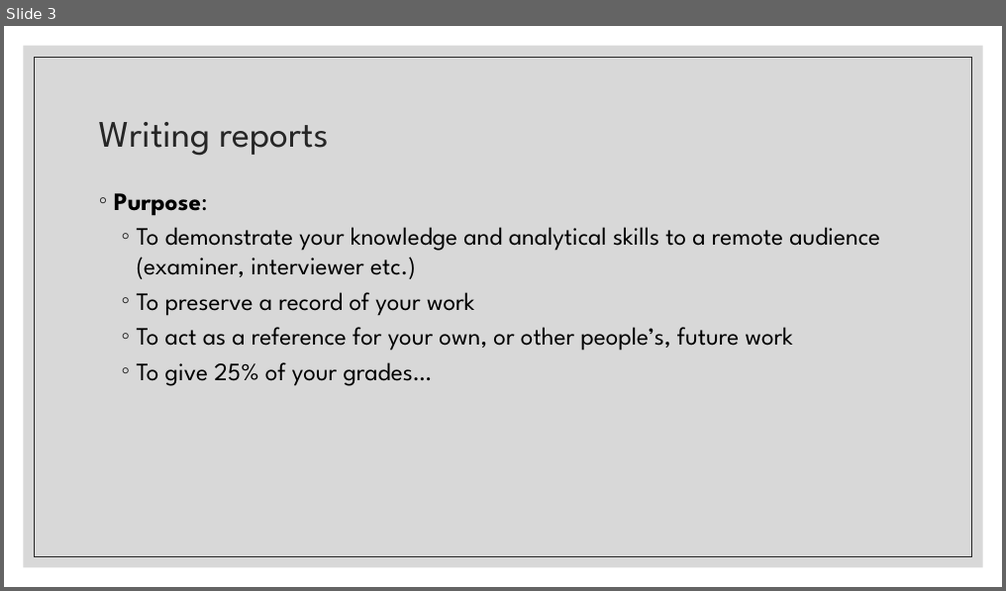
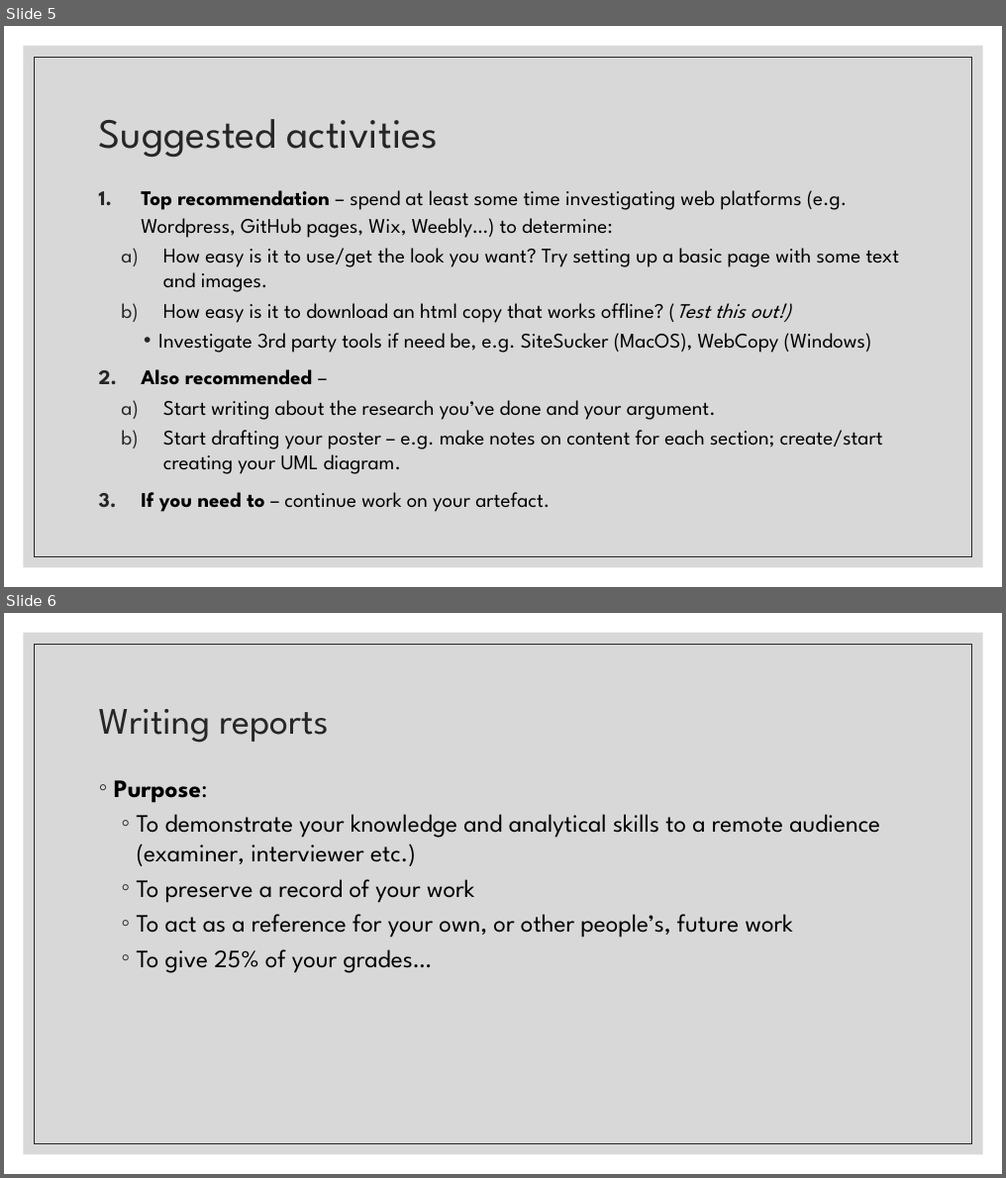
Before and after one commit to Falmouth-Games-Academy/COMP2x0-workshop-slides, a slide deck: COMP2x0-portfolio-workshop-07.pptx. Shown one above the other, each under a label of ours: slide 3 before the commit, slides 5 and 6 after it. The pictures are 1006x591 and 1006x1178 pixels, drawn with LibreOffice and Linux fonts; fonts in the diff are those of the drawing. Boxes give left, top, right and bottom in pixels: in the first picture for what was removed or moved away, otherwise in the second. Text is boxed around its words. In the diff, an @@ line names an element or a change of style, - is before the commit and + after.

```diff
--- a/COMP2x0-portfolio-workshop-07.pptx
+++ b/COMP2x0-portfolio-workshop-07.pptx
@@ slide 5 added at bbox=[4, 26, 1002, 587], background #FFFFFF; not listed: 2 template elements that a slide beside it also shows @@
@@ title added at bbox=[99, 119, 438, 157], 40 pt, text #262626 @@
+Suggested activities
@@ text added at bbox=[141, 190, 900, 512], 20 pt, text #000000 @@
+1. Top recommendation – spend at least some time investigating web platforms (e.g. Wordpress, GitHub pages, Wix, Weebly…) to determine:
+  a) How easy is it to use/get the look you want? Try setting up a basic page with some text and images.
+  b) How easy is it to download an html copy that works offline? (Test this out!)
+    • Investigate 3rd party tools if need be, e.g. SiteSucker (MacOS), WebCopy (Windows)
+2. Also recommended –
+  a) Start writing about the research you’ve done and your argument.
+  b) Start drafting your poster – e.g. make notes on content for each section; create/start creating your UML diagram.
+3. If you need to – continue work on your artefact.
@@ what was slide 3 is now slide 6 @@
```
Also in this commit, not shown: 2 slides changed, 2 other slides added, 2 other files.
